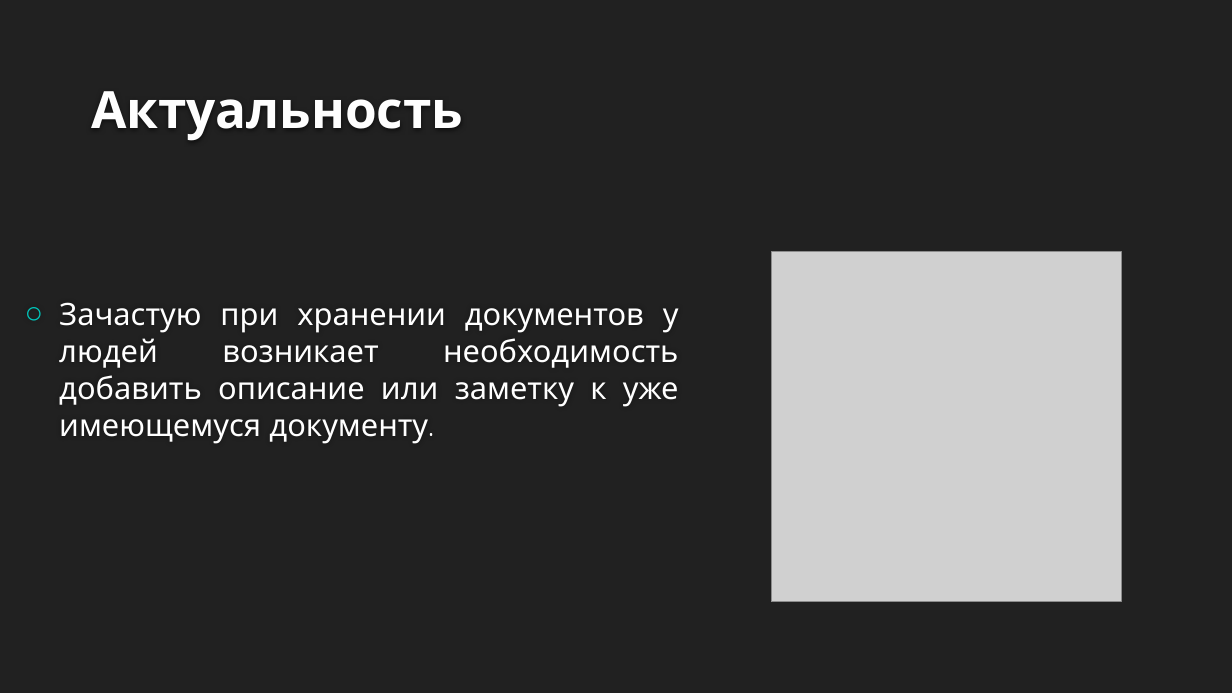
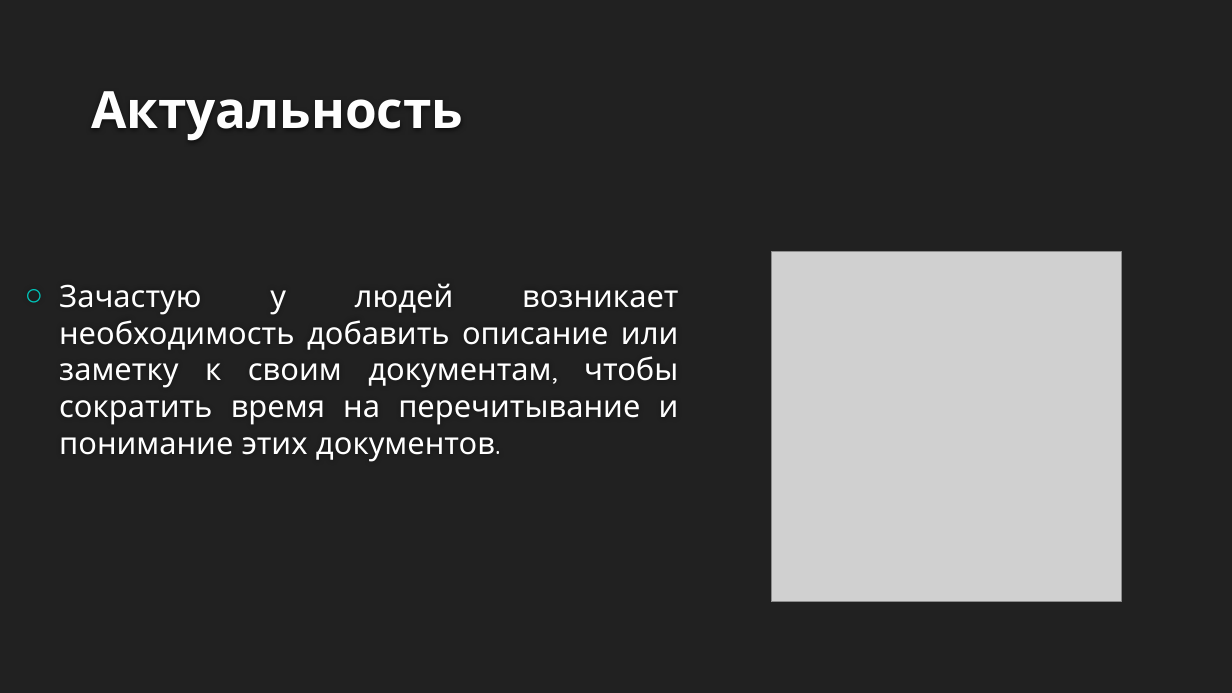
Before and after one commit to asyapfly/istu-lab-upp-2018-2019, a slide deck: slide 2 of Теплякова_Буранова_SimpleNote2/л.р.1.pptx. Drawn at 1232x693 pixels with LibreOffice and Linux fonts; fonts in the diff are those of the drawing; grey boxes stand for pictures; background and template pictures are left out. Boxes give left, top, right and bottom in pixels: in the first picture for what was removed or moved away, otherwise in the second. Text is boxed around its words. In the diff, an @@ line names an element or a change of style, - is before the commit and + after.

```diff
--- a/Теплякова_Буранова_SimpleNote2/л.р.1.pptx
+++ b/Теплякова_Буранова_SimpleNote2/л.р.1.pptx
@@ text at (59,283,679,462): text changed @@
-○ Зачастую при хранении документов у людей возникает необходимость добавить описание или заметку к уже имеющемуся документу.
+○ Зачастую у людей возникает необходимость добавить описание или заметку к своим документам, чтобы сократить время на перечитывание и понимание этих документов.
```
Also in this commit, not shown: 2 other slides changed, 1 other file.
